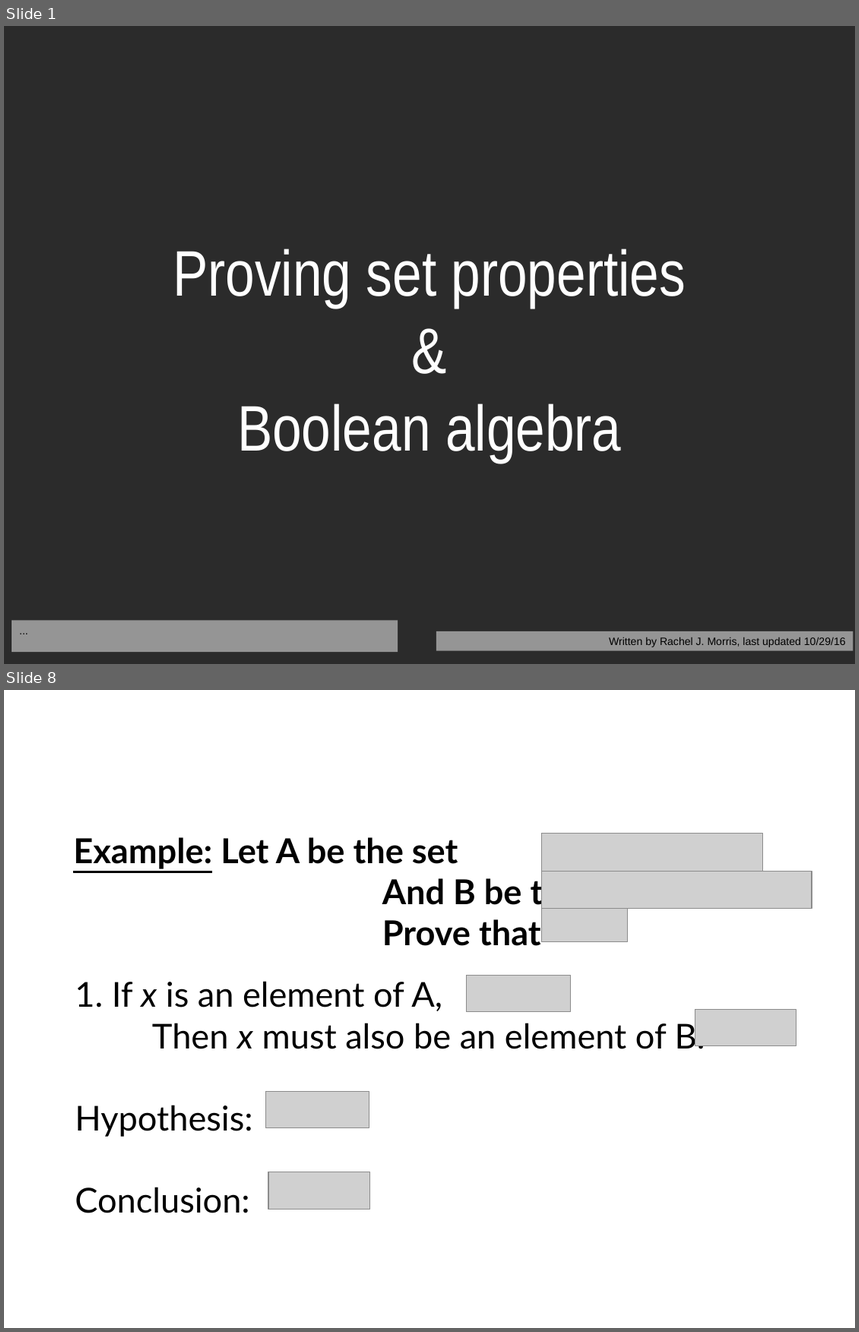
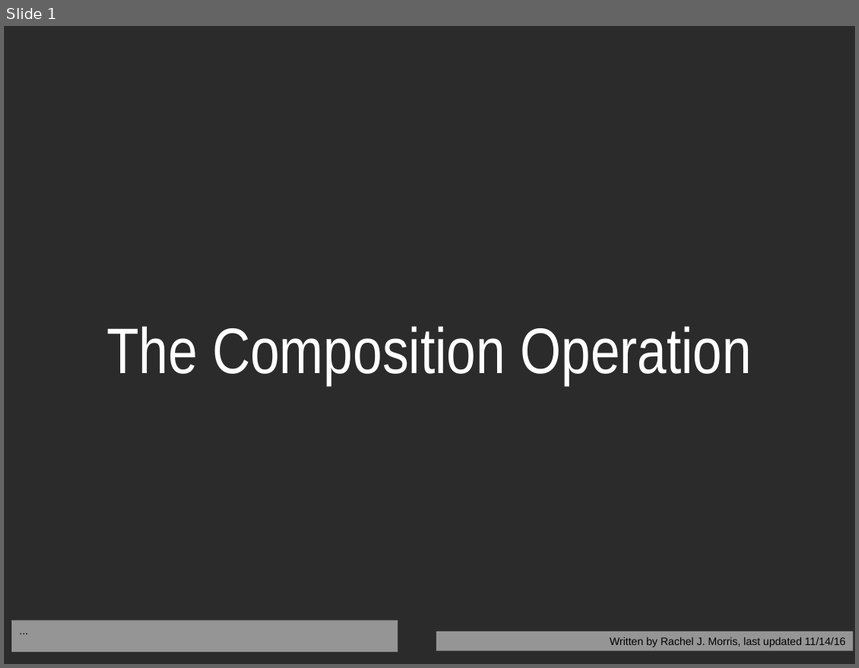
Before and after one commit to nguyenchithien/CS210-Discrete-Structures, a slide deck: Lectures/Lecture Slides 4.2.odp. Shown one above the other, each under a label of ours: slides 1 and 8 before the commit, slide 1 after it; the slides between them are not shown. The pictures are 859x1332 and 859x668 pixels, drawn with LibreOffice and Linux fonts; fonts in the diff are those of the drawing; grey boxes stand for pictures; background and template pictures are left out; a plain dark background stands for a picture behind light text. Boxes give left, top, right and bottom in pixels: in the first picture for what was removed or moved away, otherwise in the second. Text is boxed around its words. In the diff, an @@ line names an element or a change of style, - is before the commit and + after.

```diff
--- a/Lectures/Lecture Slides 4.2.odp
+++ b/Lectures/Lecture Slides 4.2.odp
@@ slide 8 removed at [4,690,855,1328], background picture (left out) @@
@@ text removed at [73,837,636,946] @@
-Example: Let A be the set
-And B be the set
-Prove that
@@ picture removed at [541,834,762,872] @@
@@ picture removed at [541,871,812,909] @@
@@ picture removed at [541,909,627,942] @@
@@ text removed at [75,982,705,1214] @@
-1. If x is an element of A,
-Then x must also be an element of B.
-Hypothesis:
-Conclusion:
@@ title removed at [243,981,364,1008] @@
-Element-wise Proofs
@@ picture removed at [467,975,571,1011] @@
@@ picture removed at [696,1010,797,1046] @@
@@ picture removed at [266,1091,370,1128] @@
@@ picture removed at [269,1173,370,1209] @@
@@ slide 1 changed as well @@
@@ title at [107,326,752,385]: text changed @@
-Proving set properties
-&
-Boolean algebra
+The Composition Operation
@@ text in rectangle at [610,638,846,648]: text changed @@
-Written by Rachel J. Morris, last updated 10/29/16
+Written by Rachel J. Morris, last updated 11/14/16
```
Also in this commit, not shown: 11 slides added, 25 other slides removed, 3 other files.
